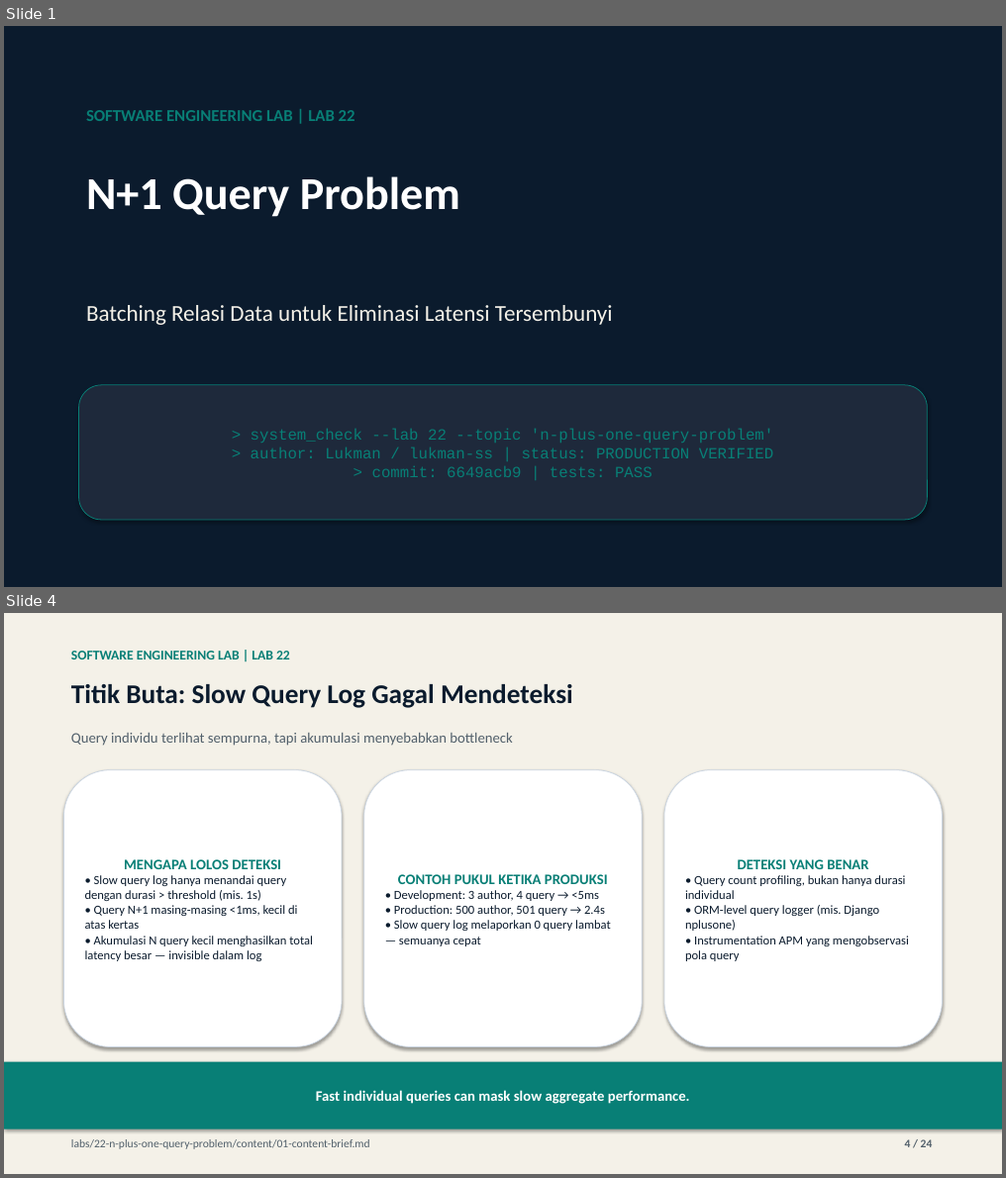
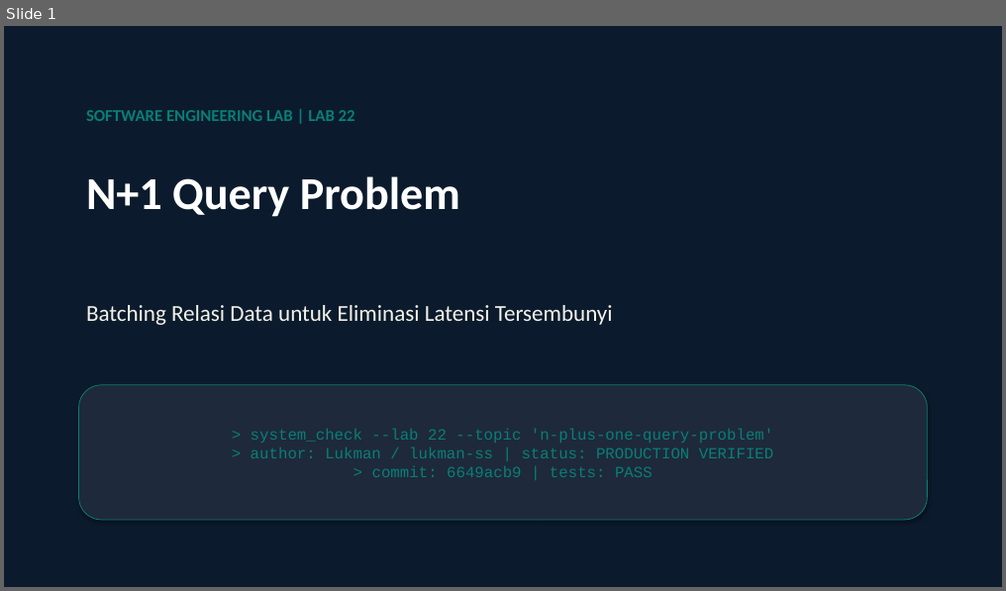
Before and after one commit to lukman-ss/software-engineering-lab, a slide deck: labs/22-n-plus-one-query-problem/result/linkedin/lab-22-n-plus-one-query-problem-carousel.pptx. Shown one above the other, each under a label of ours: slides 1 and 4 before the commit, slide 1 after it; the slides between them are not shown. The pictures are 1006x1178 and 1006x591 pixels, drawn with LibreOffice and Linux fonts; fonts in the diff are those of the drawing. Boxes give left, top, right and bottom in pixels: in the first picture for what was removed or moved away, otherwise in the second. Text is boxed around its words. In the diff, an @@ line names an element or a change of style, - is before the commit and + after.

```diff
--- a/labs/22-n-plus-one-query-problem/result/linkedin/lab-22-n-plus-one-query-problem-carousel.pptx
+++ b/labs/22-n-plus-one-query-problem/result/linkedin/lab-22-n-plus-one-query-problem-carousel.pptx
@@ slide 4 removed at <box>4,613,1002,1174</box>, background #FFFFFF @@
@@ rectangle removed at <box>4,613,1002,1174</box> @@
@@ text removed at <box>71,651,290,660</box> @@
-SOFTWARE ENGINEERING LAB | LAB 22
@@ text removed at <box>71,684,573,708</box> @@
-Titik Buta: Slow Query Log Gagal Mendeteksi
@@ text removed at <box>71,733,512,746</box> @@
-Query individu terlihat sempurna, tapi akumulasi menyebabkan bottleneck
@@ rounded rectangle removed at <box>63,770,342,1048</box> @@
-MENGAPA LOLOS DETEKSI
-• Slow query log hanya menandai query dengan durasi > threshold (mis. 1s)
-• Query N+1 masing-masing <1ms, kecil di atas kertas
-• Akumulasi N query kecil menghasilkan total latency besar — invisible dalam log
@@ rounded rectangle removed at <box>364,770,642,1048</box> @@
-CONTOH PUKUL KETIKA PRODUKSI
-• Development: 3 author, 4 query → <5ms
-• Production: 500 author, 501 query → 2.4s
-• Slow query log melaporkan 0 query lambat — semuanya cepat
@@ rounded rectangle removed at <box>664,770,943,1048</box> @@
-DETEKSI YANG BENAR
-• Query count profiling, bukan hanya durasi individual
-• ORM-level query logger (mis. Django nplusone)
-• Instrumentation APM yang mengobservasi pola query
@@ rectangle removed at <box>4,1062,1002,1130</box> @@
-Fast individual queries can mask slow aggregate performance.
@@ text removed at <box>71,1140,370,1150</box> @@
-labs/22-n-plus-one-query-problem/content/01-content-brief.md
@@ text removed at <box>905,1140,933,1148</box> @@
-4 / 24
```
Also in this commit, not shown: 23 slides added, 22 other slides removed, 9 other files.
